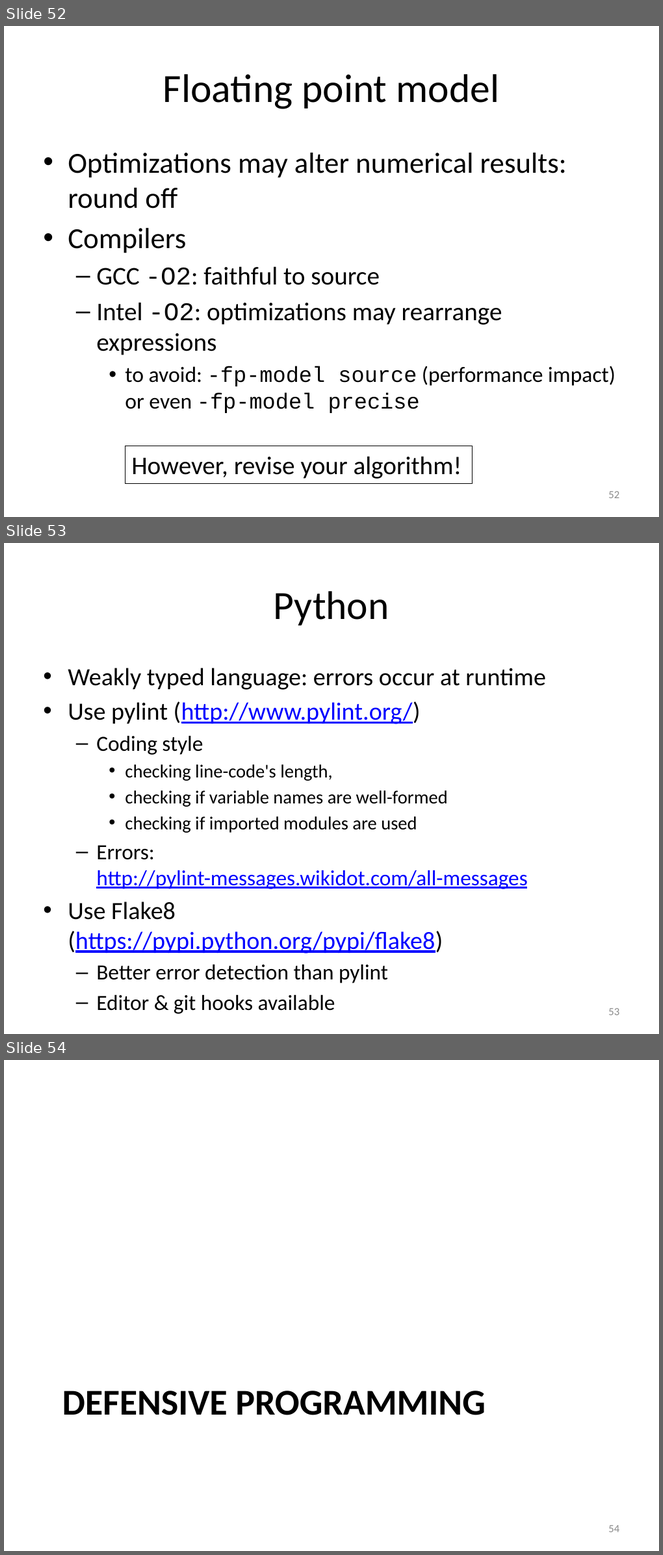
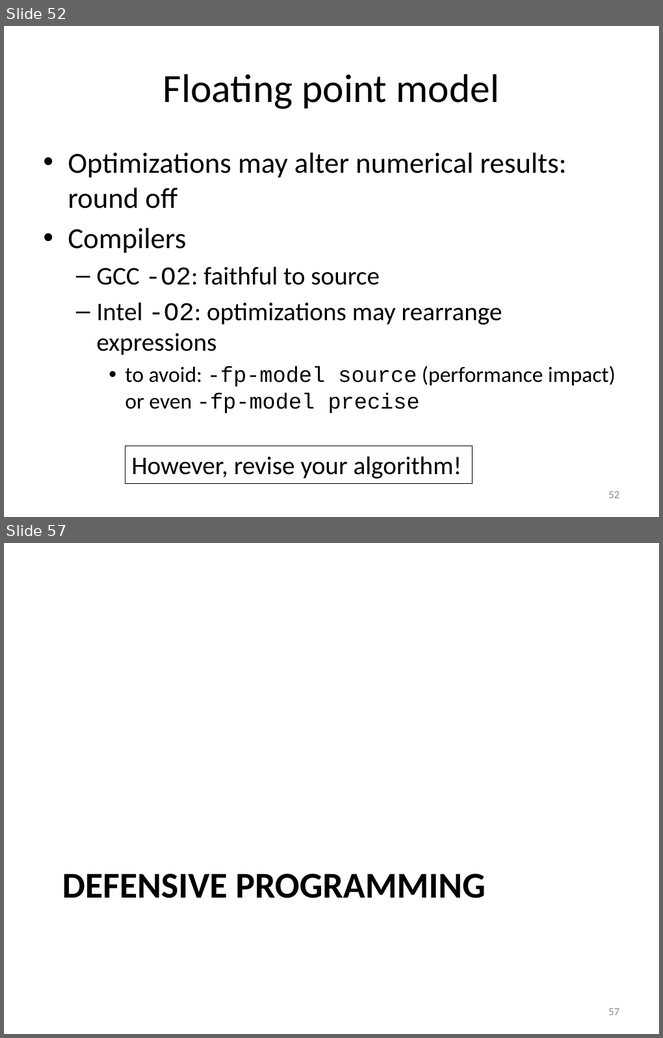
Before and after one commit to gjbex/training-material, a slide deck: Debugging/debugging.pptx. Shown one above the other, each under a label of ours: slides 52, 53 and 54 before the commit, slides 52 and 57 after it; the slides between them are not shown. The pictures are 663x1555 and 663x1038 pixels, drawn with LibreOffice and Linux fonts; fonts in the diff are those of the drawing. Boxes give left, top, right and bottom in pixels: in the first picture for what was removed or moved away, otherwise in the second. Text is boxed around its words. In the diff, an @@ line names an element or a change of style, - is before the commit and + after.

```diff
--- a/Debugging/debugging.pptx
+++ b/Debugging/debugging.pptx
@@ slide 53 removed at [4,543,659,1034], background #FFFFFF @@
@@ title removed at [274,591,389,626] @@
-Python
@@ text removed at [68,668,546,984] @@
-• Weakly typed language: errors occur at runtime
-• Use pylint (http://www.pylint.org/)
-  – Coding style
-    • checking line-code's length,
-    • checking if variable names are well-formed
-    • checking if imported modules are used
-  – Errors:
-    http://pylint-messages.wikidot.com/all-messages
-• Use Flake8
-  (https://pypi.python.org/pypi/flake8)
-  – Better error detection than pylint
-  – Editor & git hooks available
@@ page number removed at [608,1008,620,1016] @@
-53
@@ what was slide 54 is now slide 57 @@
@@ page number at [608,1008,620,1016]: text changed @@
-54
+57
```
Also in this commit, not shown: 1 slide changed, 4 slides added.
